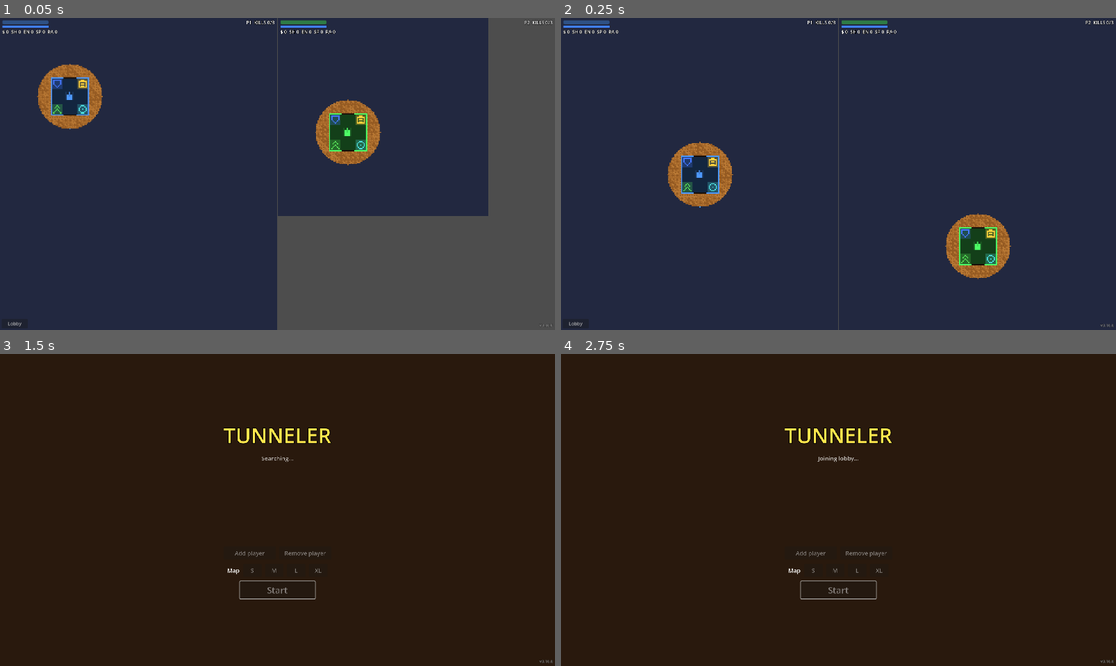
Above: before the commit, frames 1-4 (two rows, left to right).
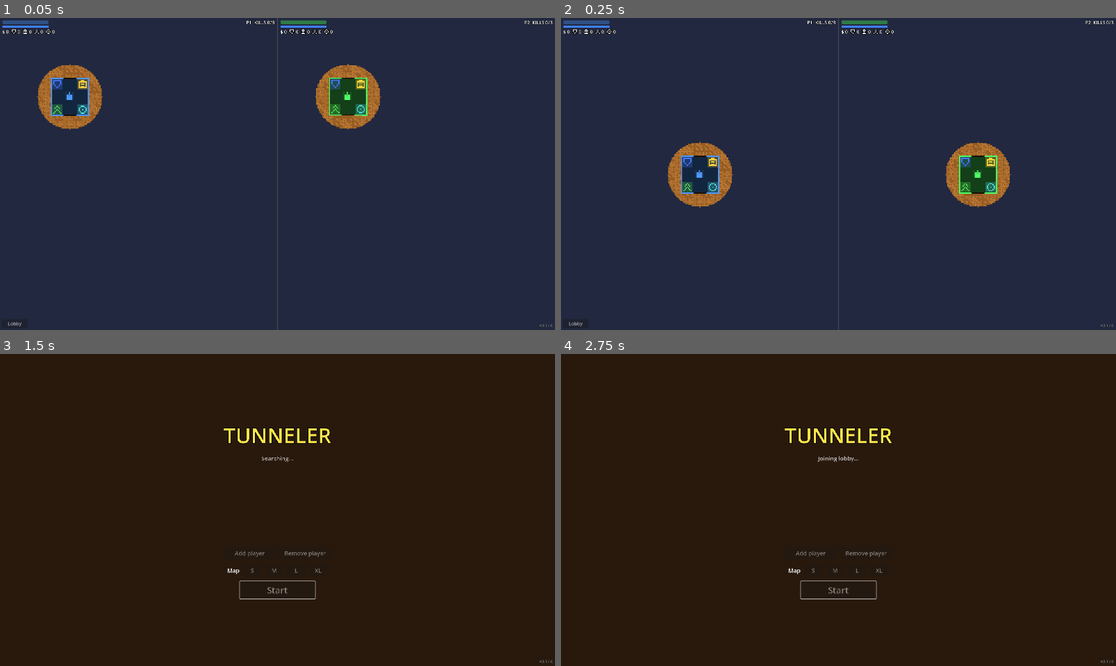
Above: after the commit, the same moments.

Repository: kocmitom/tunelar
Game: Godot game, scene res://scenes/ui/viewport_grid.tscn
The game is run twice, just before and just after one commit, with the same random seed, the same clock (stepped at 60 frames per second) and the same inputs. This scene is started directly instead of the project's main scene.
Inputs:
- Up to frame 1 (0.05 s): no input
- Up to frame 2 (0.25 s): no input
- Up to frame 3 (1.5 s): click "Lobby" at 0.5 s; tap Enter at 1.25, 1.35 s; hold D from 1.28 s (still down)
- Up to frame 4 (2.75 s): tap Space at 1.52, 2, 2.27 s; release D at 2.03 s; hold S from 2.03 s (still down); tap Enter at 2.1 s

The runs differ from the first frame. In frame 1, 29% of the frame differs, in the area x 2-100%, y 0-100%; in frame 2, 4.2%; in frame 3, less than 0.1%; in frame 4, less than 0.1%.

Commit message:
Release 0.17.0
The map becomes a square as wide as the old map of each size, with the bases placed on an invisible circle around the center (evenly spaced, random rotation, slight jitter). A wavy wall of solid rock fills the corners and outer part of the map so it reads as a cave; the camera no longer stops at the map edge and the area past the map is drawn as unexplored fog, hiding where the map ends. The HUD money line shows the white base pad icons instead of the two-letter upgrade names. See CHANGELOG.md for details.

Diff:
--- a/project.godot
+++ b/project.godot
@@ -5,7 +5,7 @@
 [application]
 
 config/name="Tunneler"
-config/version="0.16.6"
+config/version="0.17.0"
 run/main_scene="res://scenes/ui/lobby.tscn"
 config/features=PackedStringArray("4.7")
 
--- a/scenes/ui/player_hud.tscn
+++ b/scenes/ui/player_hud.tscn
@@ -58,14 +58,18 @@
 mouse_filter = 2
 color = Color(0.25, 0.5, 1, 1)
 
-[node name="MoneyLabel" type="Label" parent="."]
+[node name="MoneyLabel" type="RichTextLabel" parent="."]
 offset_left = 8.0
 offset_top = 36.0
-offset_right = 268.0
+offset_right = 408.0
 offset_bottom = 59.0
+mouse_filter = 2
 theme_override_colors/font_outline_color = Color(0, 0, 0, 1)
 theme_override_constants/outline_size = 4
-text = "$ 0  SH 0  EN 0  SP 0  RA 0"
+fit_content = true
+scroll_active = false
+autowrap_mode = 0
+text = "$ 0"
 
 [node name="WinsLabel" type="Label" parent="."]
 anchors_preset = 1
--- a/scripts/core/game_manager.gd
+++ b/scripts/core/game_manager.gd
@@ -103,10 +103,11 @@
 	start_round(rng.randi())
 
 
-# Map area grows linearly with the player count (640x400 for 2 players, ~1107x692 for 6 on M).
+# Square map as wide as a MAP_ASPECT map whose area grows linearly with the player count (640x640 for 2 players, 1107x1107 for 6 on M).
 static func map_size_for(player_count: int, size_index: int = 1) -> Vector2i:
 	var h := int(sqrt(MAP_AREA_PER_PLAYER * MAP_AREA_SCALES[size_index] * maxi(player_count, 2) / MAP_ASPECT))
-	return Vector2i(int(h * MAP_ASPECT), h)
+	var side := int(h * MAP_ASPECT)
+	return Vector2i(side, side)
 
 
 func start_round(new_seed: int) -> void:
--- a/scripts/core/terrain_data.gd
+++ b/scripts/core/terrain_data.gd
@@ -34,8 +34,13 @@
 # Red blobs the size of energy blobs; each dug cell drains DRAIN_VALUE from the battery.
 const DRAIN_COVERAGE := 0.005
 const DRAIN_VALUE := 1.0
-# Slot order spreads the first bases far apart on the 3x2 region grid.
-const SLOT_ORDER: Array[int] = [0, 5, 2, 3, 1, 4]
+# Bases sit evenly on a circle of RING_RADIUS half-sides, each shifted by up to RING_JITTER of the gap to its neighbors.
+const RING_RADIUS := 0.6
+const RING_JITTER := 0.15
+# Solid rock beyond a wobbly circle between EDGE_IN and EDGE_OUT half-sides, so the map reads as a cave and its edge is never reached.
+const EDGE_IN := 0.76
+const EDGE_OUT := 0.9
+const EDGE_FREQUENCY := 0.015
 
 var width: int
 var height: int
@@ -138,18 +143,19 @@
 	_stamp_border()
 
 	base_rects.clear()
-	var region := Vector2i(width / 3, height / 2)
-	var max_jitter := (region - Vector2i(BASE_SIZE, BASE_SIZE)) / 2 - Vector2i(6, 6)
-	for i in mini(base_count, SLOT_ORDER.size()):
-		var slot := SLOT_ORDER[i]
-		var center := Vector2i((slot % 3) * region.x + region.x / 2, (slot / 3) * region.y + region.y / 2)
-		center += Vector2i(rng.randi_range(-max_jitter.x, max_jitter.x), rng.randi_range(-max_jitter.y, max_jitter.y))
-		base_rects.append(Rect2i(center - Vector2i(BASE_SIZE / 2, BASE_SIZE / 2), Vector2i(BASE_SIZE, BASE_SIZE)))
+	var center := Vector2(width, height) / 2.0
+	var ring := RING_RADIUS * minf(width, height) / 2.0
+	var start := rng.randf() * TAU
+	for i in base_count:
+		var angle := start + TAU * (i + rng.randf_range(-RING_JITTER, RING_JITTER)) / base_count
+		var c := Vector2i((center + Vector2.from_angle(angle) * ring).round())
+		base_rects.append(Rect2i(c - Vector2i(BASE_SIZE / 2, BASE_SIZE / 2), Vector2i(BASE_SIZE, BASE_SIZE)))
 
 	_place_blobs(rng, BEDROCK, ROCK_COVERAGE, ROCK_RADIUS_MIN, ROCK_RADIUS_MAX)
 	_place_blobs(rng, GOLD, GOLD_COVERAGE, GOLD_RADIUS_MIN, GOLD_RADIUS_MAX)
 	_place_blobs(rng, ENERGY, ENERGY_COVERAGE, ENERGY_RADIUS_MIN, ENERGY_RADIUS_MAX)
 	_place_blobs(rng, DRAIN, DRAIN_COVERAGE, ENERGY_RADIUS_MIN, ENERGY_RADIUS_MAX)
+	_stamp_edge(rng)
 	for rect in base_rects:
 		_stamp_base(rect)
 
@@ -209,6 +215,25 @@
 	return count
 
 
+# The noise depends only on the direction from the center, so the rock is one piece reaching in from the edge.
+func _stamp_edge(rng: RandomNumberGenerator) -> void:
+	var noise := FastNoiseLite.new()
+	noise.seed = rng.randi()
+	noise.frequency = EDGE_FREQUENCY
+	var center := Vector2(width, height) / 2.0
+	var half := minf(width, height) / 2.0
+	for y in height:
+		for x in width:
+			var offset := Vector2(x, y) - center
+			var d := offset.length() / half
+			if d < EDGE_IN:
+				continue
+			var dir := offset / (d * half)
+			var n := clampf(noise.get_noise_2d(dir.x * half, dir.y * half) * 0.5 + 0.5, 0.0, 1.0)
+			if d > lerpf(EDGE_IN, EDGE_OUT, n):
+				cells[y * width + x] = BEDROCK
+
+
 func _stamp_border() -> void:
 	for b in BORDER:
 		for x in width:
--- a/scripts/render/fog_of_war.gd
+++ b/scripts/render/fog_of_war.gd
@@ -12,6 +12,8 @@
 const COLOR_FOG := Color8(34, 40, 64)
 # How far explored terrain is blended toward COLOR_FOG.
 const EXPLORED_DIM := 0.5
+# Depth of the fog frame drawn around the world, so the area past the map edge looks unexplored.
+const OUTSIDE := 4096.0
 
 var image: Image
 var terrain_image: Image
@@ -38,12 +40,23 @@
 	_explored.fill(0)
 	_view_radius = -1
 	_dirty = false
+	queue_redraw()
 
 
 func _process(_delta: float) -> void:
 	if _dirty:
 		texture.update(image)
 		_dirty = false
+
+
+func _draw() -> void:
+	if image == null:
+		return
+	var size := Vector2(image.get_size())
+	draw_rect(Rect2(-OUTSIDE, -OUTSIDE, size.x + 2.0 * OUTSIDE, OUTSIDE), COLOR_FOG)
+	draw_rect(Rect2(-OUTSIDE, size.y, size.x + 2.0 * OUTSIDE, OUTSIDE), COLOR_FOG)
+	draw_rect(Rect2(-OUTSIDE, 0.0, OUTSIDE, size.y), COLOR_FOG)
+	draw_rect(Rect2(size.x, 0.0, OUTSIDE, size.y), COLOR_FOG)
 
 
 # Explores the circle of radius, then moves the sight circle (SIGHT_SCALE times wider) to center.
--- a/scripts/ui/player_hud.gd
+++ b/scripts/ui/player_hud.gd
@@ -4,18 +4,26 @@
 
 # In Tank.Special order.
 const SPECIAL_NAMES := ["5-WAY", "LASER", "JELLY", "RADAR"]
+# On-screen size of the 9x9 upgrade icons.
+const ICON_SIZE := 18
+
+# The base pad icons in white with a black outline, in Tank.Upgrade order.
+static var _upgrade_icons: Array[ImageTexture] = []
 
 var player_id: int = 0
 var color: Color = Color.WHITE
 
 @onready var energy_bar: ProgressBar = $EnergyBar
 @onready var shield_segments: Array = $Shields.get_children()
-@onready var money_label: Label = $MoneyLabel
+@onready var money_label: RichTextLabel = $MoneyLabel
 @onready var wins_label: Label = $WinsLabel
 @onready var banner: Label = $Banner
 
 
 func _ready() -> void:
+	if _upgrade_icons.is_empty():
+		for icon in TerrainRenderer.PAD_ICONS:
+			_upgrade_icons.append(_build_icon(icon))
 	banner.hide()
 
 
@@ -31,9 +39,14 @@
 	for i in shield_segments.size():
 		shield_segments[i].visible = i < tank.max_shields()
 		shield_segments[i].modulate.a = lerpf(0.15, 1.0, clampf(tank.shields - i, 0.0, 1.0))
-	money_label.text = "$ %d  SH %d  EN %d  SP %d  RA %d" % ([tank.money] + tank.levels)
+	money_label.clear()
+	money_label.add_text("$ %d" % tank.money)
+	for i in tank.levels.size():
+		money_label.add_text("  ")
+		money_label.add_image(_upgrade_icons[i], ICON_SIZE, ICON_SIZE)
+		money_label.add_text(" %d" % tank.levels[i])
 	if tank.special >= 0:
-		money_label.text += "  " + SPECIAL_NAMES[tank.special]
+		money_label.add_text("  " + SPECIAL_NAMES[tank.special])
 	wins_label.text = "P%d  KILLS %d/%d" % [player_id + 1, tank.kills, GameManager.KILLS_TO_WIN]
 
 
@@ -44,3 +57,19 @@
 
 func hide_banner() -> void:
 	banner.hide()
+
+
+# "#" pixels white, "." pixels touching one black, the rest transparent.
+static func _build_icon(rows: Array) -> ImageTexture:
+	var size: int = rows.size()
+	var img := Image.create(size, size, false, Image.FORMAT_RGBA8)
+	for y in size:
+		for x in size:
+			if rows[y][x] == "#":
+				img.set_pixel(x, y, Color.WHITE)
+				continue
+			for dy in range(-1, 2):
+				for dx in range(-1, 2):
+					if x + dx >= 0 and y + dy >= 0 and x + dx < size and y + dy < size and rows[y + dy][x + dx] == "#":
+						img.set_pixel(x, y, Color.BLACK)
+	return ImageTexture.create_from_image(img)
--- a/scripts/ui/viewport_manager.gd
+++ b/scripts/ui/viewport_manager.gd
@@ -14,6 +14,7 @@
 var tanks: Array[Tank] = []
 var slots: Array[int] = []
 var world_root: Node2D
+var map_size: Vector2
 var map_shown: bool = false
 
 @onready var grid: GridContainer = $GridContainer
@@ -28,7 +29,7 @@
 
 
 # One viewport per local slot; viewport i follows tanks[local_slots[i]].
-func build(local_slots: Array[int], map_size: Vector2i) -> void:
+func build(local_slots: Array[int], world_size: Vector2i) -> void:
 	for child in grid.get_children():
 		child.free()
 	viewports.clear()
@@ -38,6 +39,7 @@
 	sonars.clear()
 	tanks.clear()
 	slots = local_slots
+	map_size = world_size
 	var count := local_slots.size()
 	grid.columns = 3 if count > 4 else (2 if count > 1 else 1)
 
@@ -67,10 +69,6 @@
 		cam.name = "Camera2D_%d" % (i + 1)
 		cam.zoom = Vector2(camera_zoom, camera_zoom)
 		cam.process_callback = Camera2D.CAMERA2D_PROCESS_PHYSICS
-		cam.limit_left = 0
-		cam.limit_top = 0
-		cam.limit_right = map_size.x
-		cam.limit_bottom = map_size.y
 		viewport.add_child(cam)
 		cam.make_current()
 
@@ -138,7 +136,7 @@
 			if not inputs.is_empty():
 				var half := Vector2(viewports[i].size) / cam.zoom / 2.0
 				var pos: Vector2 = cam.global_position + inputs[slots[i]]["move"] * SPECTATE_SPEED * delta
-				cam.global_position = pos.clamp(half, Vector2(cam.limit_right, cam.limit_bottom) - half)
+				cam.global_position = pos.clamp(half, map_size - half)
 		else:
 			cam.global_position = tank.global_position
 			fogs[i].visible = true
--- a/tests/integration/test_round_loop.gd
+++ b/tests/integration/test_round_loop.gd
@@ -25,7 +25,7 @@
 
 
 func test_map_grows_with_players() -> void:
-	check_eq(GameManager.map_size_for(2), Vector2i(640, 400), "2-player map")
+	check_eq(GameManager.map_size_for(2), Vector2i(640, 640), "2-player map is square")
 	var previous := 0
 	var ok := true
 	for n in range(2, 7):
@@ -43,7 +43,7 @@
 	check_eq(GameManager.map_size_for(2, 1), GameManager.map_size_for(2), "M is the default")
 	var gm := _make_game(6)
 	check_eq(Vector2i(gm.terrain.width, gm.terrain.height), GameManager.map_size_for(6), "game uses the scaled size")
-	check_eq(gm.manager.cameras[0].limit_right, gm.terrain.width, "camera limits match the map")
+	check(gm.manager.cameras[0].limit_right > gm.terrain.width and gm.manager.cameras[0].limit_left < 0, "camera never stops at the map edge")
 	gm.manager.free()
 
 
--- a/tests/integration/test_viewports.gd
+++ b/tests/integration/test_viewports.gd
@@ -26,6 +26,28 @@
 	check(ok, "all viewports share the world and own their camera and HUD")
 	check(manager.world_root.get_parent() == sv1, "WorldRoot lives in SubViewport_1")
 	check_eq(manager.tanks.size(), 6, "six tanks tracked")
+	manager.free()
+
+
+func test_hud_upgrade_icons() -> void:
+	var manager := _make_grid(2)
+	var gm: GameManager = manager.get_node("GameManager")
+	var hud := gm.huds[0]
+	gm.tanks[0].levels = [1, 2, 3, 4]
+	hud.update_hud(gm.tanks[0])
+	var text := hud.money_label.get_parsed_text()
+	check(text.begins_with("$ "), "money first (got %s)" % text)
+	check(not (text.contains("SH") or text.contains("EN") or text.contains("SP") or text.contains("RA")), "no two-letter upgrade names")
+	check(text.contains("4"), "levels still shown")
+	var ok := true
+	for i in TerrainRenderer.PAD_ICONS.size():
+		var img: Image = PlayerHud._upgrade_icons[i].get_image()
+		for y in img.get_height():
+			for x in img.get_width():
+				var lit: bool = TerrainRenderer.PAD_ICONS[i][y][x] == "#"
+				var c := img.get_pixel(x, y)
+				ok = ok and (c == Color.WHITE if lit else (c == Color.BLACK or c.a == 0.0))
+	check(ok, "icons are the base pad icons in white, outlined in black")
 	manager.free()
 
 
--- a/tests/unit/test_terrain.gd
+++ b/tests/unit/test_terrain.gd
@@ -80,38 +80,73 @@
 
 
 func test_generate_bases() -> void:
-	var t := TerrainData.new()
+	var t := TerrainData.new(640, 640)
 	t.generate(1234, 6)
 	check_eq(t.base_rects.size(), 6, "six bases")
 	var ok := true
+	var clear := true
 	for rect in t.base_rects:
 		var c := rect.get_center()
 		ok = ok and t.get_cell(c.x, c.y) == TerrainData.BASE_START
 		ok = ok and t.is_circle_passable(c.x, rect.position.y, 3) and t.is_circle_passable(c.x, rect.end.y - 1, 3)
+		var around := rect.grow(6)
+		for y in range(around.position.y, around.end.y):
+			for x in range(around.position.x, around.end.x):
+				clear = clear and (rect.has_point(Vector2i(x, y)) or t.get_cell(x, y) != TerrainData.BEDROCK)
 	check(ok, "base interiors and doors are open")
-	var copy := TerrainData.new()
+	check(clear, "no rock within 6 px of a base")
+	var copy := TerrainData.new(640, 640)
 	copy.generate(1234, 6)
 	check(copy.cells == t.cells, "generation is deterministic per seed")
 	copy.generate(99, 6)
 	check(copy.cells != t.cells, "different seed differs")
 
 
+func test_edge_is_rock() -> void:
+	for map_seed in [1, 42, 2026]:
+		var t := TerrainData.new(640, 640)
+		t.generate(map_seed, 6)
+		var center := Vector2(320, 320)
+		var ok := true
+		for y in t.height:
+			for x in t.width:
+				if Vector2(x, y).distance_to(center) > TerrainData.EDGE_OUT * 320.0:
+					ok = ok and t.get_cell(x, y) == TerrainData.BEDROCK
+		check(ok, "seed %d is solid rock beyond EDGE_OUT, corners included" % map_seed)
+		var angles: Array[float] = []
+		var on_ring := true
+		for rect in t.base_rects:
+			var offset := Vector2(rect.get_center()) - center
+			on_ring = on_ring and absf(offset.length() - TerrainData.RING_RADIUS * 320.0) < 2.0
+			angles.append(offset.angle())
+		check(on_ring, "seed %d bases on the ring" % map_seed)
+		angles.sort()
+		var spread := true
+		for i in angles.size():
+			var gap := fposmod(angles[(i + 1) % angles.size()] - angles[i], TAU)
+			spread = spread and absf(gap - TAU / 6.0) <= 2.0 * TerrainData.RING_JITTER * TAU / 6.0 + 0.01
+		check(spread, "seed %d bases roughly evenly spaced" % map_seed)
+
+
+# Rock blobs inside the edge ring, which the edge rock never reaches.
 func test_rocks_rare_and_clustered() -> void:
 	for map_seed in [1, 7, 42, 1234, 99999, 31337, 2026, 5]:
-		var t := TerrainData.new()
+		var t := TerrainData.new(640, 640)
 		t.generate(map_seed, 6)
+		var inner := TerrainData.EDGE_IN * 320.0
 		var rock := {}
-		var interior := 0
+		var disc := 0
 		for y in t.height:
 			for x in t.width:
+				if Vector2(x, y).distance_to(Vector2(320, 320)) >= inner:
+					continue
+				disc += 1
 				var in_base := false
 				for rect in t.base_rects:
 					in_base = in_base or rect.has_point(Vector2i(x, y))
 				if not in_base and t.get_cell(x, y) == TerrainData.BEDROCK:
 					rock[Vector2i(x, y)] = true
-					var on_border := x < TerrainData.BORDER or y < TerrainData.BORDER or x >= t.width - TerrainData.BORDER or y >= t.height - TerrainData.BORDER
-					interior += 0 if on_border else 1
-		var coverage := float(interior) / (t.width * t.height)
+		var coverage := float(rock.size()) / disc
 		check(coverage > 0.02 and coverage < 0.08, "seed %d rock coverage %.3f" % [map_seed, coverage])
 
 		var smallest := 1 << 30
@@ -120,23 +155,26 @@
 			if seen.has(start):
 				continue
 			var size := 0
+			var cut := false
 			var stack: Array[Vector2i] = [start]
 			seen[start] = true
 			while not stack.is_empty():
 				var p: Vector2i = stack.pop_back()
 				size += 1
+				cut = cut or Vector2(p).distance_to(Vector2(320, 320)) >= inner - 1.5
 				for n in [p + Vector2i.LEFT, p + Vector2i.RIGHT, p + Vector2i.UP, p + Vector2i.DOWN]:
 					if rock.has(n) and not seen.has(n):
 						seen[n] = true
 						stack.append(n)
-			smallest = mini(smallest, size)
+			if not cut:
+				smallest = mini(smallest, size)
 		check(smallest >= 12, "seed %d has no rock specks (smallest formation %d cells)" % [map_seed, smallest])
 
 
 func test_gold_and_energy_scattered_outside_bases() -> void:
 	for cell in [TerrainData.GOLD, TerrainData.ENERGY, TerrainData.DRAIN]:
 		for map_seed in [1, 7, 42, 1234, 99999, 31337, 2026, 5]:
-			var t := TerrainData.new()
+			var t := TerrainData.new(640, 640)
 			t.generate(map_seed, 6)
 			var found := 0
 			var in_base := 0
Not shown, changed: CHANGELOG.md
